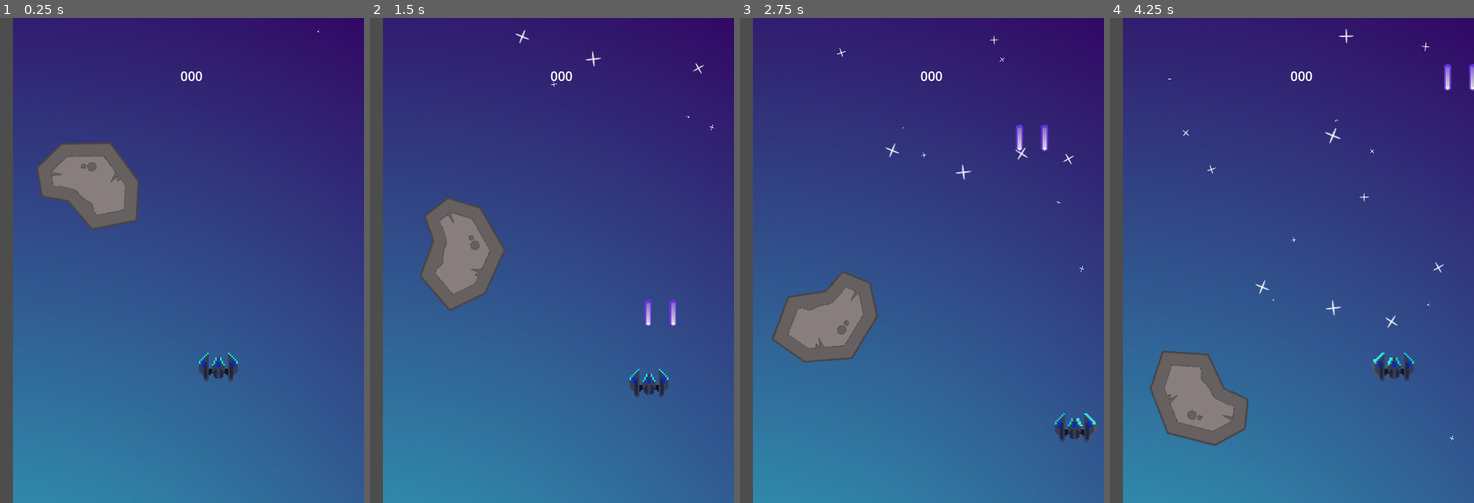
Above: before the commit, frames 1-4 (left to right).
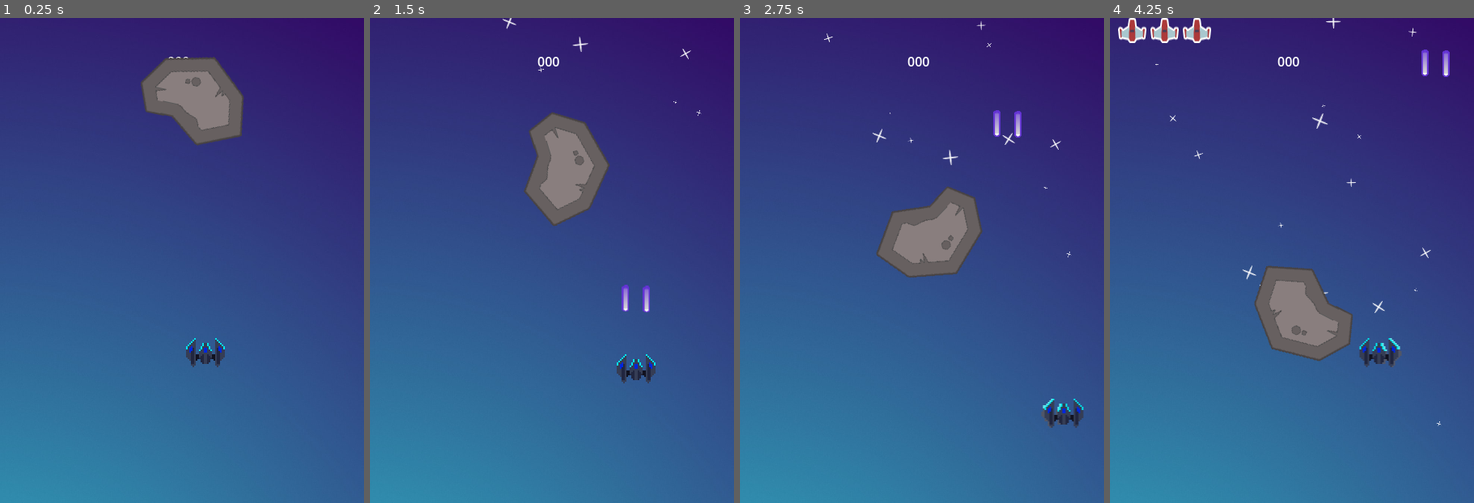
Above: after the commit, the same moments.

Repository: Anthycode/godot-game
Game: Godot game, scene res://MainScenes/gameplay.tscn
Same seed, same stepped clock (60 frames per second), same inputs: the game is played once before the commit and once after it.
Inputs:
- Up to frame 1 (0.25 s): no input
- Up to frame 2 (1.5 s): hold D (move_right) 0.53-1.28 s; hold Space (shoot) 0.53-1.28 s; hold S (move_down) from 1.28 s (still down); tap Space (shoot) at 1.35 s
- Up to frame 3 (2.75 s): release S (move_down) at 2.03 s; hold D (move_right) from 2.03 s (still down); hold Space (shoot) from 2.03 s (still down)
- Up to frame 4 (4.25 s): release D (move_right) at 2.78 s; release Space (shoot) at 2.78 s; hold W (move_up) 2.78-3.53 s; tap Space (shoot) at 2.85 s; hold A (move_left) from 3.53 s (still down); hold Space (shoot) from 3.53 s (still down)

The runs differ from the first frame. In frame 1, 12% of the frame differs, in the area x 0-88%, y 0-100%; in frame 2, 12%; in frame 3, 13%; in frame 4, 13%, in the area x 0-100%, y 0-100%.
Error before the commit: Parse Error: Invalid argument for "connect()" function: argument 2 should be "Callable" but is "res://HUD/hud.gd". (res://HUD/hud.gd:10)

Commit message:
baaaaaah

Diff:
--- a/HUD/hud.gd
+++ b/HUD/hud.gd
@@ -7,7 +7,7 @@
 func _ready():
 	clearLives()
 
-	Signals.connect("on_player_life_changed", self, "_on_player_life_changed")
+	Signals.on_player_life_changed.connect(self._on_player_life_changed)
 
 
 func clearLives():
@@ -21,4 +21,4 @@
 		lifeContainer.add_child(pLifeIcon.instantiate())
 
 func _on_player_life_changed(life: int):
-	shieldSprite.visible = false
+	setLives(life)
--- a/MainScenes/gameplay.tscn
+++ b/MainScenes/gameplay.tscn
@@ -9,7 +9,7 @@
 [node name="Gameplay" type="Node"]
 
 [node name="backround" type="Sprite2D" parent="."]
-position = Vector2(16, -3)
+position = Vector2(1.19209e-06, -21)
 scale = Vector2(0.461, 0.479359)
 texture = ExtResource("1_3mbr7")
 centered = false
@@ -31,9 +31,13 @@
 scale_amount_min = 0.1
 
 [node name="Mainplayer" parent="." instance=ExtResource("1_qb2oy")]
-position = Vector2(271, 431)
+position = Vector2(255, 413)
+
+[node name="HUD" parent="." instance=ExtResource("5_lalen")]
+offset_left = -6.0
+offset_top = -11.0
+offset_right = -5.0
+offset_bottom = -11.0001
 
 [node name="Meteor" parent="." instance=ExtResource("4_s64kg")]
-position = Vector2(110, 188)
-
-[node name="HUD" parent="." instance=ExtResource("5_lalen")]
+position = Vector2(239, 83)
--- a/Mainplayer.gd
+++ b/Mainplayer.gd
@@ -19,7 +19,6 @@
 var vel := Vector2(0, 0) #vel for velocity
 func _ready():
 	shieldSprit.visible = false
-
 
 func _process(delta):
 	#Animate
@@ -47,6 +46,7 @@
 		dirVec.x = 1
 	if Input.is_action_pressed("move_up"):
 		dirVec.y = -1
+		Signals.emit_signal("on_player_life_changed", life)
 	elif Input.is_action_pressed("move_down"):
 		dirVec.y = 1
 
--- a/Mainplayer/mainplayer.tscn
+++ b/Mainplayer/mainplayer.tscn
@@ -7,13 +7,13 @@
 [sub_resource type="CircleShape2D" id="CircleShape2D_2ujxy"]
 radius = 25.4951
 
+[sub_resource type="AtlasTexture" id="AtlasTexture_0iypg"]
+atlas = ExtResource("1_mg8ag")
+region = Rect2(132, 0, 59, 64)
+
 [sub_resource type="AtlasTexture" id="AtlasTexture_i6uyb"]
 atlas = ExtResource("1_mg8ag")
 region = Rect2(73, 0, 59, 64)
-
-[sub_resource type="AtlasTexture" id="AtlasTexture_0iypg"]
-atlas = ExtResource("1_mg8ag")
-region = Rect2(132, 0, 59, 64)
 
 [sub_resource type="AtlasTexture" id="AtlasTexture_two1l"]
 atlas = ExtResource("1_mg8ag")
@@ -23,7 +23,7 @@
 animations = [{
 "frames": [{
 "duration": 1.0,
-"texture": SubResource("AtlasTexture_i6uyb")
+"texture": SubResource("AtlasTexture_0iypg")
 }],
 "loop": true,
 "name": &"left",
@@ -31,7 +31,7 @@
 }, {
 "frames": [{
 "duration": 1.0,
-"texture": SubResource("AtlasTexture_0iypg")
+"texture": SubResource("AtlasTexture_i6uyb")
 }],
 "loop": true,
 "name": &"right",
@@ -56,15 +56,15 @@
 [node name="AnimatedSprite2D" type="AnimatedSprite2D" parent="."]
 position = Vector2(-1, 1)
 sprite_frames = SubResource("SpriteFrames_215h0")
-animation = &"straight"
+animation = &"left"
 
 [node name="FiringPositions" type="Node2D" parent="."]
 
 [node name="LeftGunf" type="Node2D" parent="FiringPositions"]
-position = Vector2(-2, -16)
+position = Vector2(-14, -16)
 
 [node name="RightGunf2" type="Node2D" parent="FiringPositions"]
-position = Vector2(29, -16)
+position = Vector2(12, -15)
 
 [node name="FireDelayTimer" type="Timer" parent="."]
 one_shot = true
